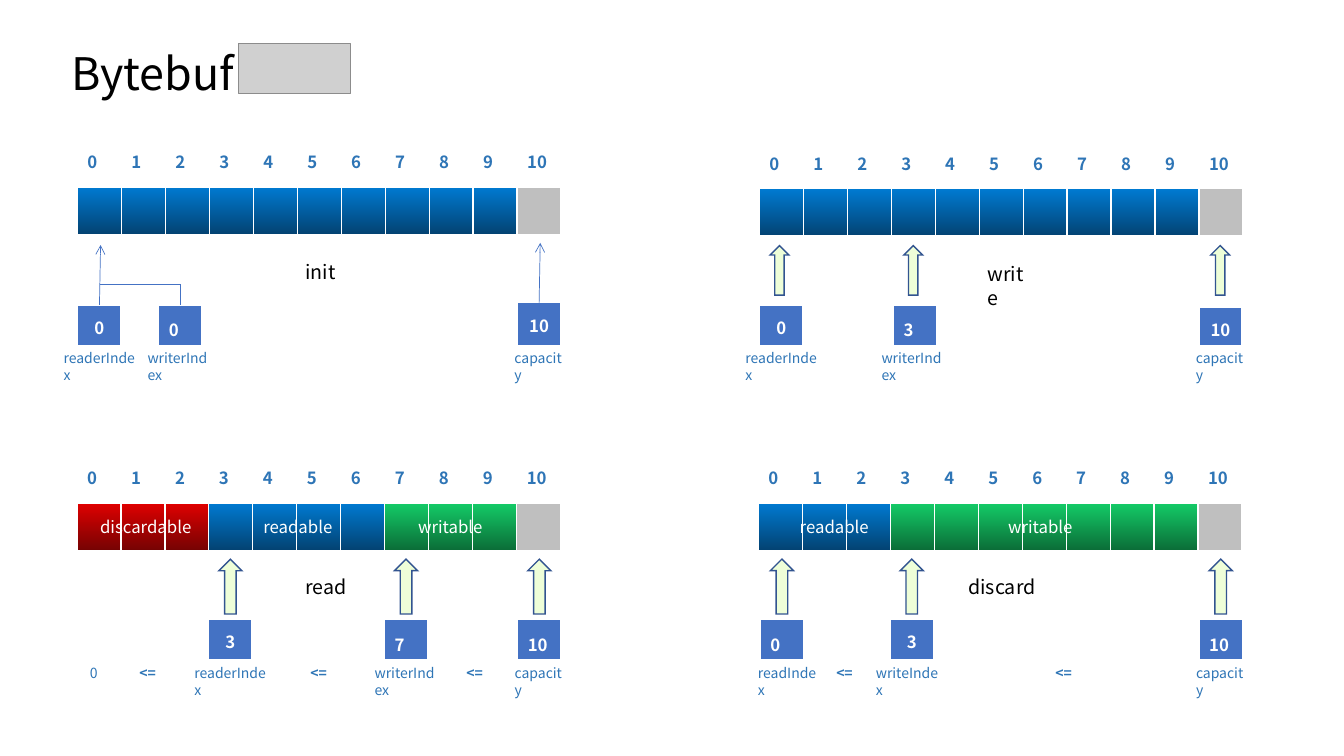
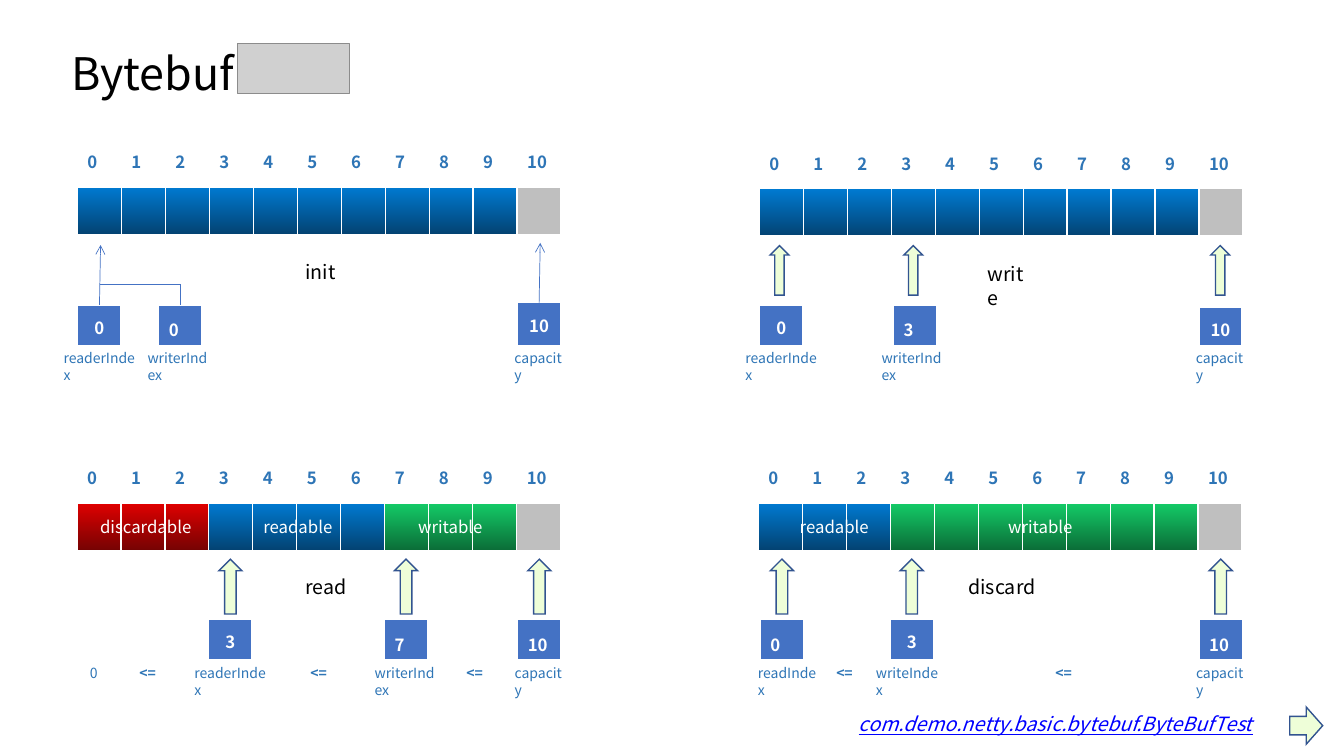
Before and after one commit to taomee517/netty-notes, a slide deck: slide 42 of Netty分享.pptx. Drawn at 1344x756 pixels with LibreOffice and Linux fonts; fonts in the diff are those of the drawing; grey boxes stand for pictures. Boxes give left, top, right and bottom in pixels: in the first picture for what was removed or moved away, otherwise in the second. Text is boxed around its words. In the diff, an @@ line names an element or a change of style, - is before the commit and + after.

```diff
--- a/Netty分享.pptx
+++ b/Netty分享.pptx
@@ text added at (x1=859, y1=715, x2=1253, y2=736), 14 pt, text #0000FF, italic, underline @@
+com.demo.netty.basic.bytebuf.ByteBufTest
@@ right arrow added at (x1=1291, y1=707, x2=1324, y2=744), fill #EEFED8, outline #325491 1 pt @@
```
Also in this commit, not shown: 8 other slides changed, 2 slides added.
